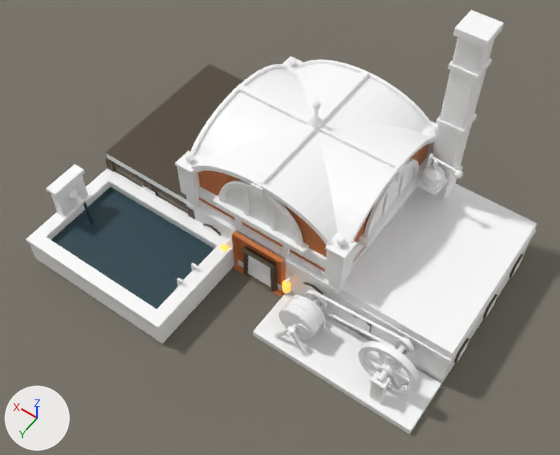
A saved change to the Blender file src/DeepFrontier/Art/Source/Bathhouse-ReferenceStudy.blend.
The view is the same before and after, from a 50 mm lens placed at (-8.19, 4.03, 11.16), pointed at (-3.87, -2.01, 1.68). Every picture has the same lights, and +X, +Y and +Z are marked at lower left. The first picture is the older version.

The first picture shows 'Bathhouse.Architecture', 'Bathhouse.Flywheel', 'Bathhouse.LaundryDrum', 'Plane', 'PlungePool' and 1 more.
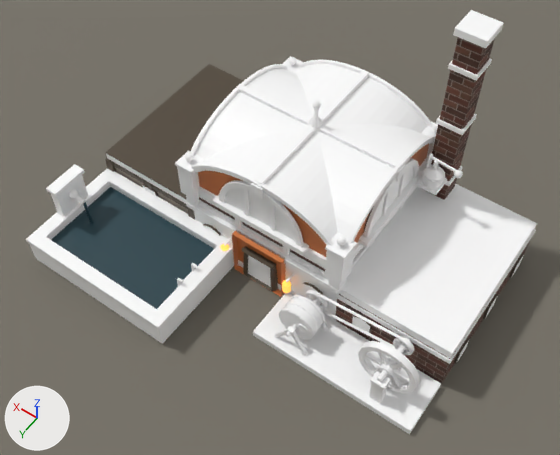
Boxes [x1, y1, x2, y2] around the edits, measured in the pictures (560 x 455 px):
```json
{"part": 1, "of": "me_bathhouse_architecture", "change": "recoloured", "before": [335, 240, 530, 384], "after": [335, 240, 530, 384]}
{"part": 2, "of": "me_bathhouse_architecture", "change": "recoloured", "before": [425, 37, 495, 200], "after": [425, 37, 495, 200], "on screen": "grey to brown"}
{"part": 3, "of": "me_bathhouse_architecture", "change": "recoloured", "before": [199, 197, 325, 271], "after": [199, 197, 325, 271]}
```

Edits to the scene script, one JSON object a line:
```json
{"op": "add", "block": "img_dfindustrial06_basecolor_png", "code": ["img_dfindustrial06_basecolor_png = load_image('DFIndustrial06.BaseColor.png', '../../AssetBundles/Resources/Materials/DeepFrontierIndustrial/DFIndustrial06.BaseColor.png', 512, 512, 'sRGB')"]}
{"op": "add", "block": "mat_referencebrick", "code": ["mat_referencebrick = bpy.data.materials.new('ReferenceBrick')", "# colours: white #ffffff", "# uses the picture img_dfindustrial06_basecolor_png"]}
{"block": "me_bathhouse_architecture", "where": "me_bathhouse_architecture.from_pydata(...)  # 5181 vertices, 2813 faces; spans x -7.04..0.05, y -5.11..0.02, z -0.03..4.42"}
{"block": "me_bathhouse_architecture", "where": "# used by ob_bathhouse_architecture; location = (0.0, 0.0, 0.0)"}
{"block": "me_bathhouse_architecture", "change": "me_bathhouse_architecture part 1: 19 of the faces centred in x -7.0..-5.0, y -5.0..-2.0, z -0.03..0.84 switch from mat_plaster_white_ironteeth (its picture is missing) to mat_referencebrick"}
{"block": "me_bathhouse_architecture", "change": "me_bathhouse_architecture part 2: 4 of the faces centred in x -5.5..-5.1, y -4.95..-4.55, z 2.14 switch from mat_plaster_white_ironteeth (its picture is missing) to mat_referencebrick"}
{"block": "me_bathhouse_architecture", "change": "me_bathhouse_architecture part 3: the 1 face centred in x -3.5, y -2.06, z 1.18 switches from mat_plaster_orange_ironteeth (its picture is missing) to mat_referencebrick"}
```
